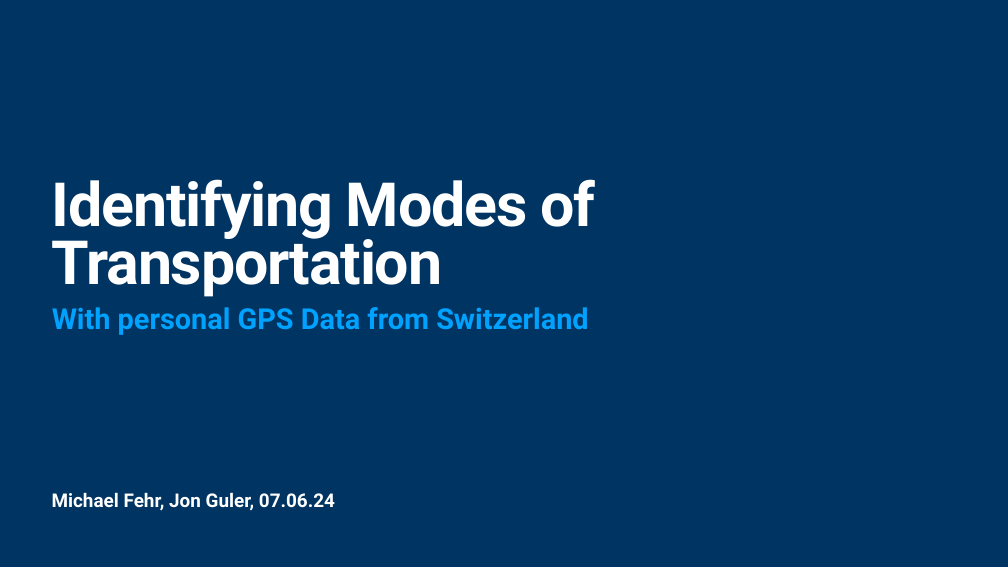
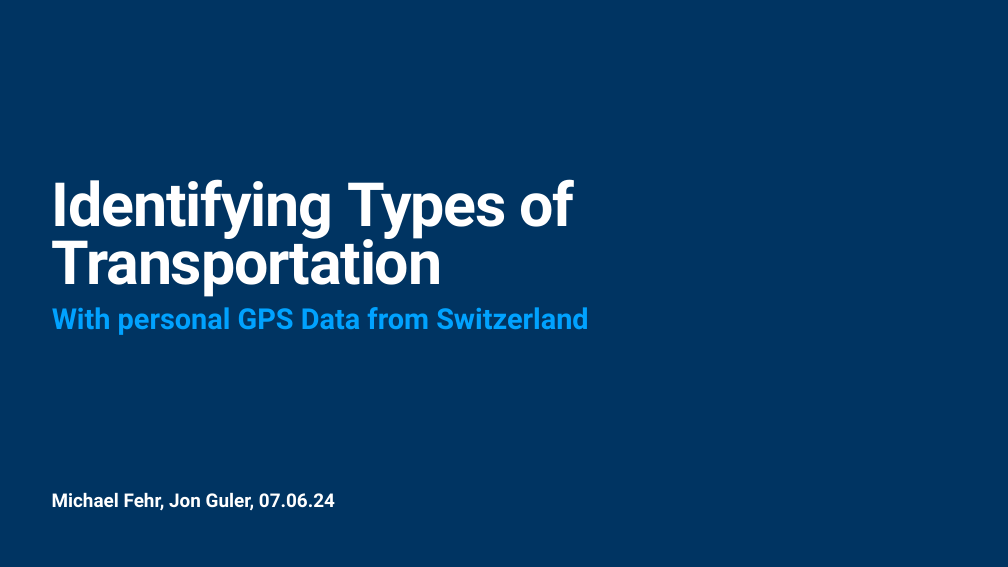
Before and after one commit to jonglr/GEO880-Project, a slide deck: slide 1 of Presentation.pptx. Drawn at 1008x567 pixels with LibreOffice and Linux fonts; fonts in the diff are those of the drawing. Boxes give left, top, right and bottom in pixels: in the first picture for what was removed or moved away, otherwise in the second. Text is boxed around its words. In the diff, an @@ line names an element or a change of style, - is before the commit and + after.

```diff
--- a/Presentation.pptx
+++ b/Presentation.pptx
@@ title at bbox=[52, 179, 574, 297]: text changed @@
-Identifying Modes of Transportation
+Identifying Types of Transportation
```
Also in this commit, not shown: 2 other slides changed, 2 slides added, 1 slide removed, 1 other file.
